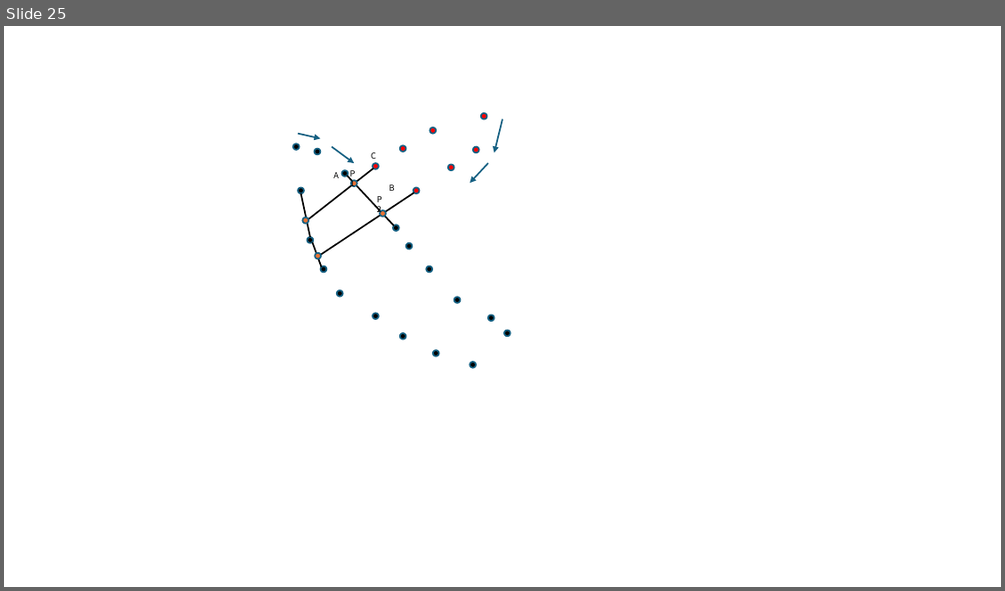
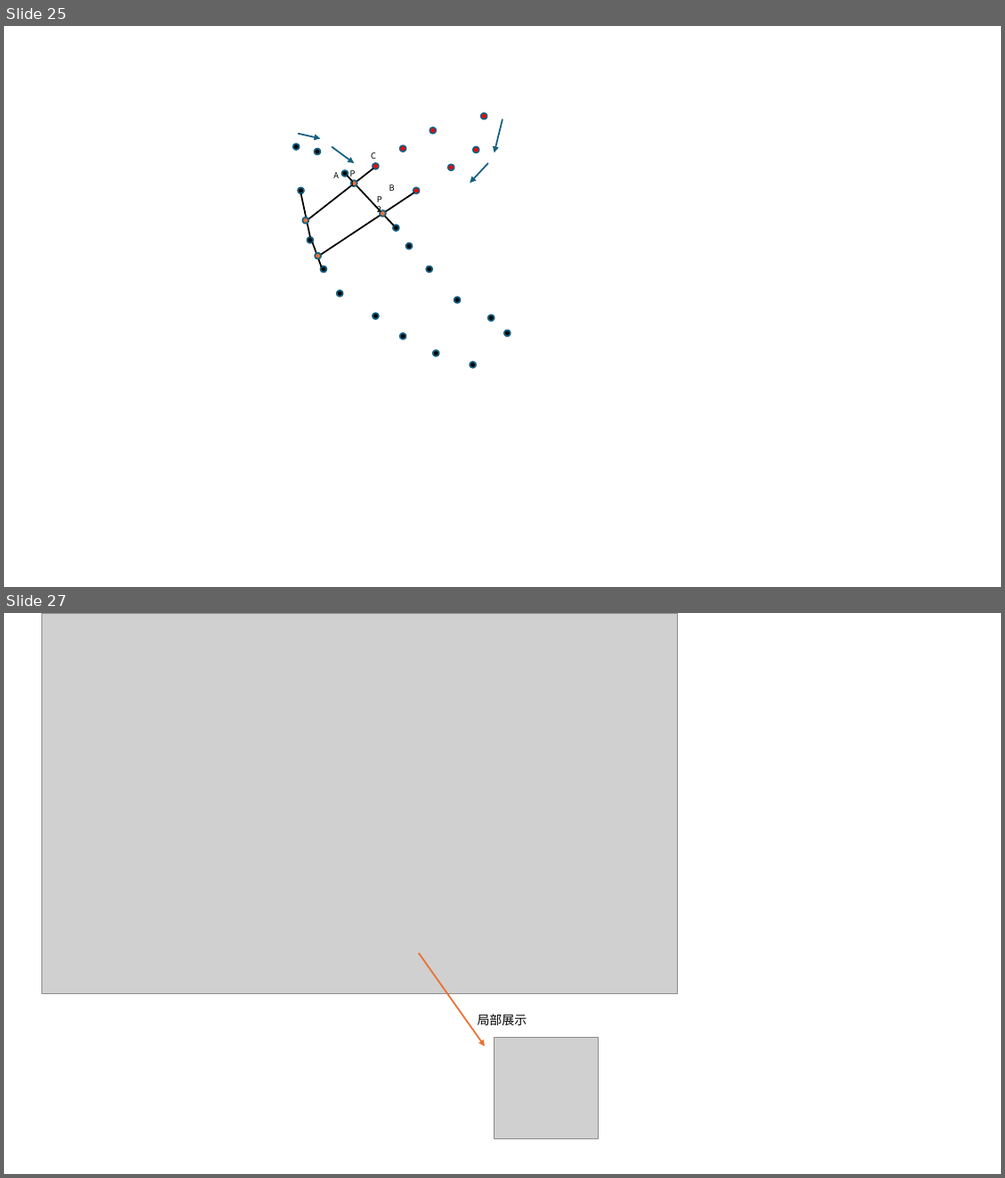
Before and after one commit to sonw7/tinConDelaunay, a slide deck: 演示文稿1.pptx. Shown one above the other, each under a label of ours: slide 25 before the commit, slides 25 and 27 after it; the slides between them are not shown. The pictures are 1005x591 and 1005x1178 pixels, drawn with LibreOffice and Linux fonts; fonts in the diff are those of the drawing; grey boxes stand for pictures. Boxes give left, top, right and bottom in pixels: in the first picture for what was removed or moved away, otherwise in the second. Text is boxed around its words. In the diff, an @@ line names an element or a change of style, - is before the commit and + after.

```diff
--- a/演示文稿1.pptx
+++ b/演示文稿1.pptx
@@ slide 27 added at [4, 613, 1001, 1174], background #FFFFFF @@
@@ picture added at [42, 613, 678, 994] @@
@@ arrow added from (419, 953) to (485, 1046), #E97132 1.5 pt @@
@@ text added at [477, 1013, 527, 1025], 12 pt, text #000000 @@
+局部展示
@@ picture added at [494, 1038, 599, 1140] @@
```
Also in this commit, not shown: 1 slide changed.
